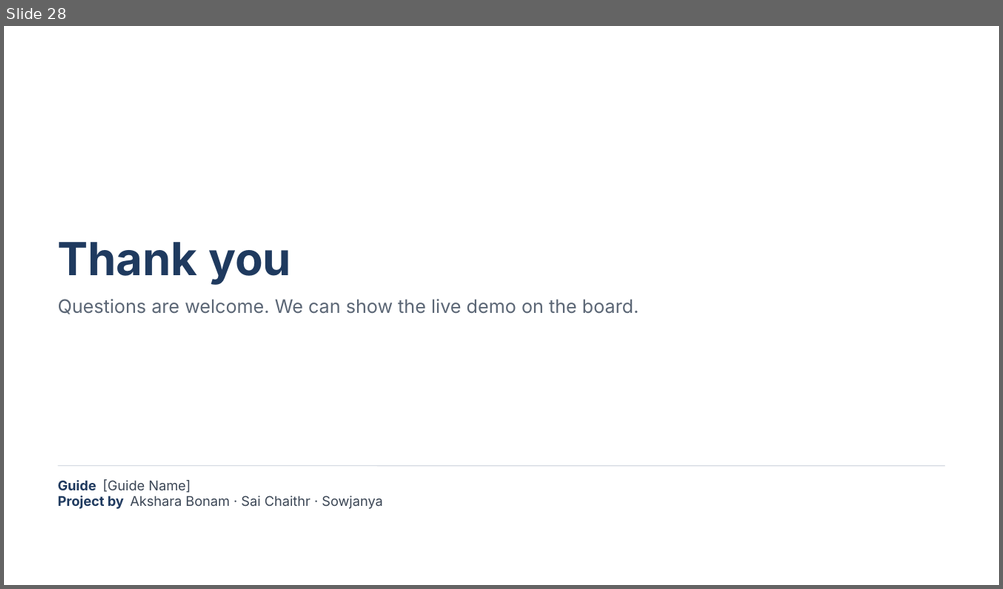
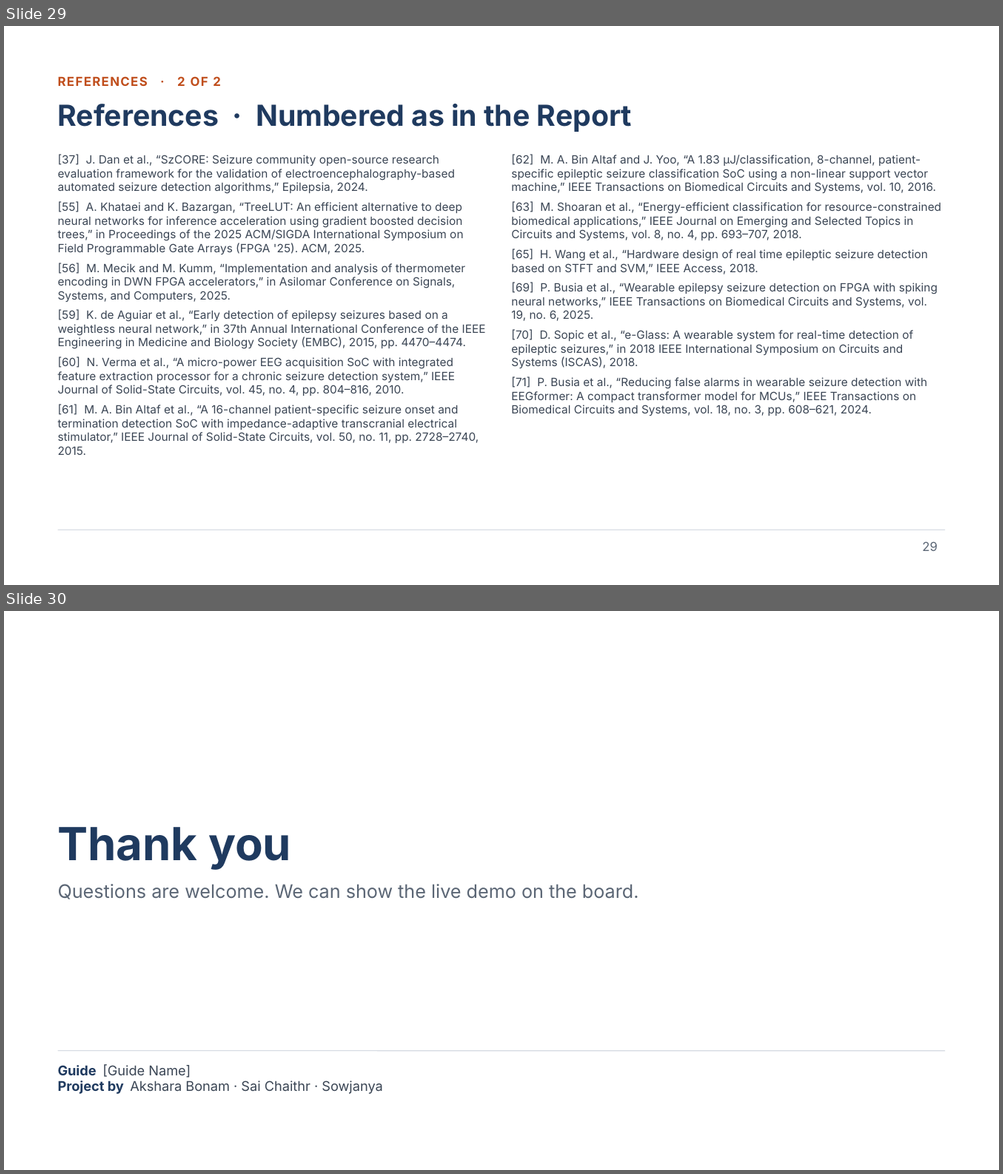
Before and after one commit to chaithr45/Final_year_proj, a slide deck: reports/ec418/out/SeizeLUT_EC418_Presentation.pptx. Shown one above the other, each under a label of ours: slide 28 before the commit, slides 29 and 30 after it. The pictures are 1003x589 and 1003x1174 pixels, drawn with LibreOffice and Linux fonts; fonts in the diff are those of the drawing. Boxes give left, top, right and bottom in pixels: in the first picture for what was removed or moved away, otherwise in the second. Text is boxed around its words. In the diff, an @@ line names an element or a change of style, - is before the commit and + after.

```diff
--- a/reports/ec418/out/SeizeLUT_EC418_Presentation.pptx
+++ b/reports/ec418/out/SeizeLUT_EC418_Presentation.pptx
@@ slide 29 added at [4, 26, 999, 585], background #FFFFFF @@
@@ text added at [58, 76, 221, 86], 12 pt, text #C04E1C, bold @@
+REFERENCES · 2 OF 2
@@ title added at [58, 104, 632, 132], 28 pt, text #1F3A5F, bold @@
+References · Numbered as in the Report
@@ text added at [58, 154, 486, 455], 11 pt, text #3A4554 @@
+[37] J. Dan et al., “SzCORE: Seizure community open-source research evaluation framework for the validation of electroencephalography-based automated seizure detection algorithms,” Epilepsia, 2024.
+[55] A. Khataei and K. Bazargan, “TreeLUT: An efficient alternative to deep neural networks for inference acceleration using gradient boosted decision trees,” in Proceedings of the 2025 ACM/SIGDA International Symposium on Field Programmable Gate Arrays (FPGA '25). ACM, 2025.
+[56] M. Mecik and M. Kumm, “Implementation and analysis of thermometer encoding in DWN FPGA accelerators,” in Asilomar Conference on Signals, Systems, and Computers, 2025.
+[59] K. de Aguiar et al., “Early detection of epilepsy seizures based on a weightless neural network,” in 37th Annual International Conference of the IEEE Engineering in Medicine and Biology Society (EMBC), 2015, pp. 4470–4474.
+[60] N. Verma et al., “A micro-power EEG acquisition SoC with integrated feature extraction processor for a chronic seizure detection system,” IEEE Journal of Solid-State Circuits, vol. 45, no. 4, pp. 804–816, 2010.
+[61] M. A. Bin Altaf et al., “A 16-channel patient-specific seizure onset and termination detection SoC with impedance-adaptive transcranial electrical stimulator,” IEEE Journal of Solid-State Circuits, vol. 50, no. 11, pp. 2728–2740, 2015.
@@ text added at [511, 154, 942, 416], 11 pt, text #3A4554 @@
+[62] M. A. Bin Altaf and J. Yoo, “A 1.83 µJ/classification, 8-channel, patient-specific epileptic seizure classification SoC using a non-linear support vector machine,” IEEE Transactions on Biomedical Circuits and Systems, vol. 10, 2016.
+[63] M. Shoaran et al., “Energy-efficient classification for resource-constrained biomedical applications,” IEEE Journal on Emerging and Selected Topics in Circuits and Systems, vol. 8, no. 4, pp. 693–707, 2018.
+[65] H. Wang et al., “Hardware design of real time epileptic seizure detection based on STFT and SVM,” IEEE Access, 2018.
+[69] P. Busia et al., “Wearable epilepsy seizure detection on FPGA with spiking neural networks,” IEEE Transactions on Biomedical Circuits and Systems, vol. 19, no. 6, 2025.
+[70] D. Sopic et al., “e-Glass: A wearable system for real-time detection of epileptic seizures,” in 2018 IEEE International Symposium on Circuits and Systems (ISCAS), 2018.
+[71] P. Busia et al., “Reducing false alarms in wearable seizure detection with EEGformer: A compact transformer model for MCUs,” IEEE Transactions on Biomedical Circuits and Systems, vol. 18, no. 3, pp. 608–621, 2024.
@@ line added from (58, 531) to (945, 531), #D5DAE1 0.75 pt @@
@@ page number added at [922, 542, 937, 551], 12 pt, text #5B6675 @@
+29
@@ what was slide 28 is now slide 30 @@
```
Also in this commit, not shown: 9 slides changed, 1 other slide added, 6 other files.
